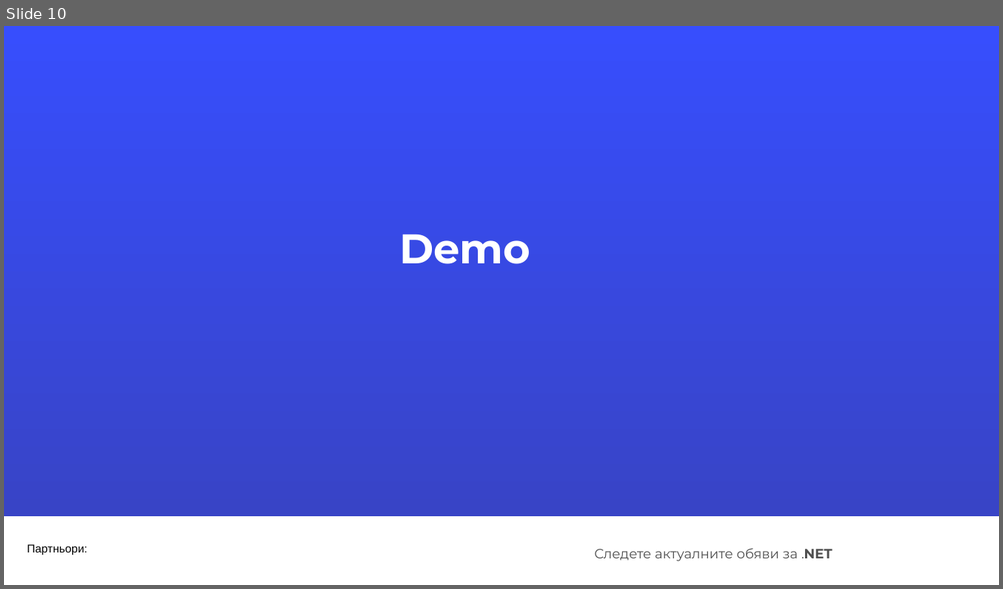
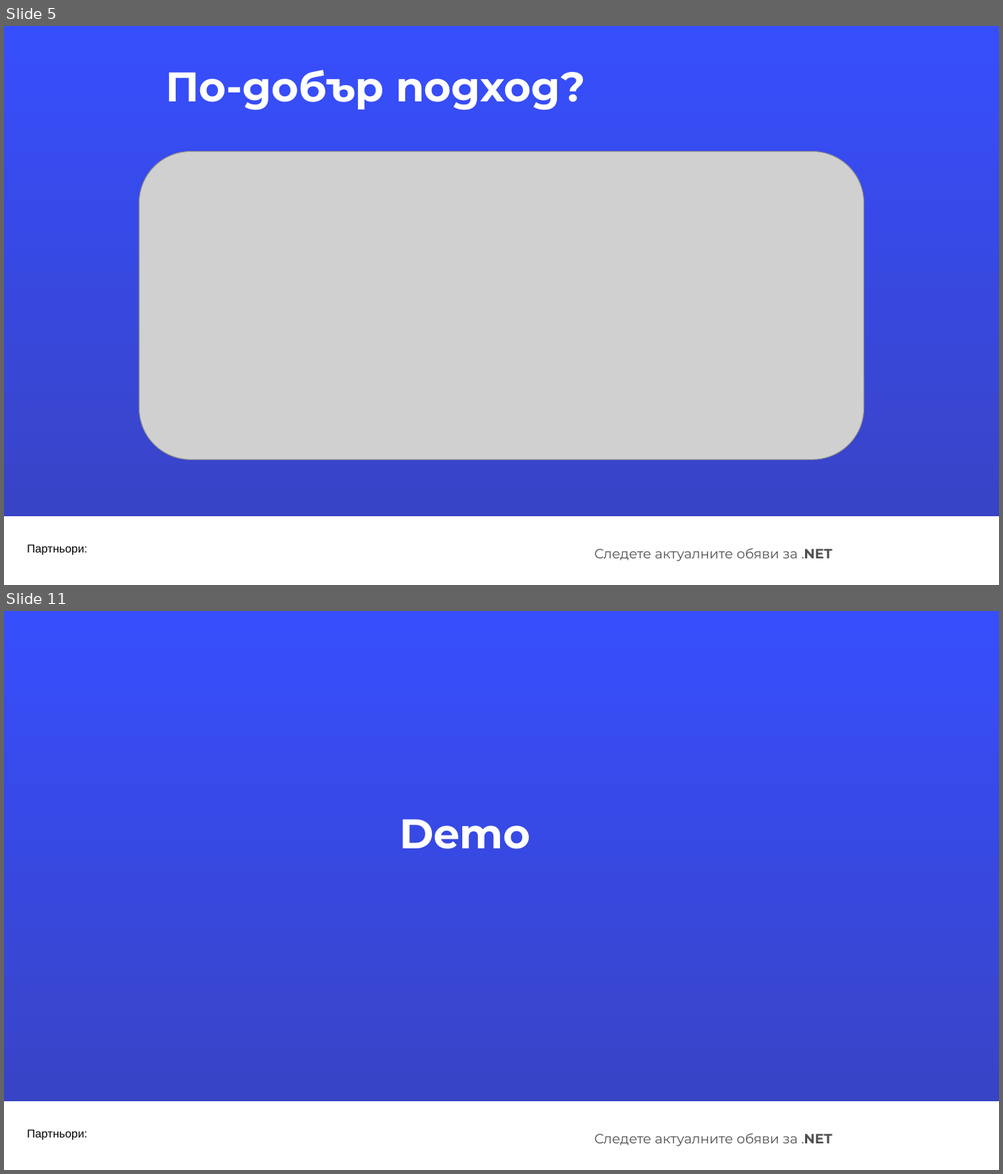
Before and after one commit to HristinaDAIS/SignalRDemo, a slide deck: SignalRPresentation/NET_May 2024.pptx. Shown one above the other, each under a label of ours: slide 10 before the commit, slides 5 and 11 after it; the slides between them are not shown. The pictures are 1003x589 and 1003x1174 pixels, drawn with LibreOffice and Linux fonts; fonts in the diff are those of the drawing; grey boxes stand for pictures; background and template pictures are left out. Boxes give left, top, right and bottom in pixels: in the first picture for what was removed or moved away, otherwise in the second. Text is boxed around its words. In the diff, an @@ line names an element or a change of style, - is before the commit and + after.

```diff
--- a/SignalRPresentation/NET_May 2024.pptx
+++ b/SignalRPresentation/NET_May 2024.pptx
@@ slide 5 added at bbox=[4, 26, 999, 585], background #FFFFFF; not listed: 3 template elements that a slide beside it also shows @@
@@ text added at bbox=[165, 70, 585, 110], 40 pt, text #FFFFFF, bold @@
+По-добър подход?
@@ picture added at bbox=[139, 151, 864, 460] @@
@@ what was slide 10 is now slide 11 @@
```
Also in this commit, not shown: 7 slides changed, 3 other slides added, 2 slides removed.
